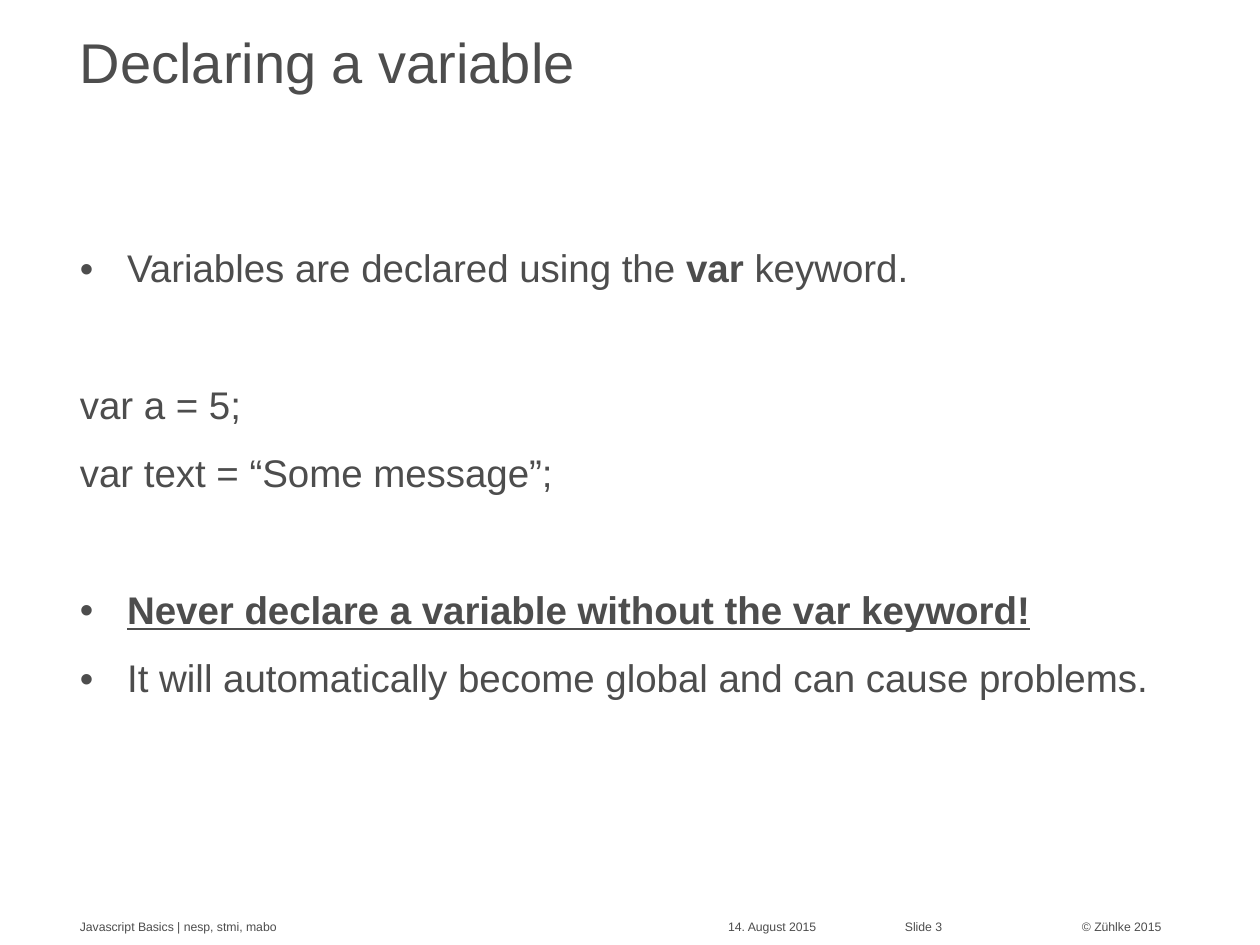
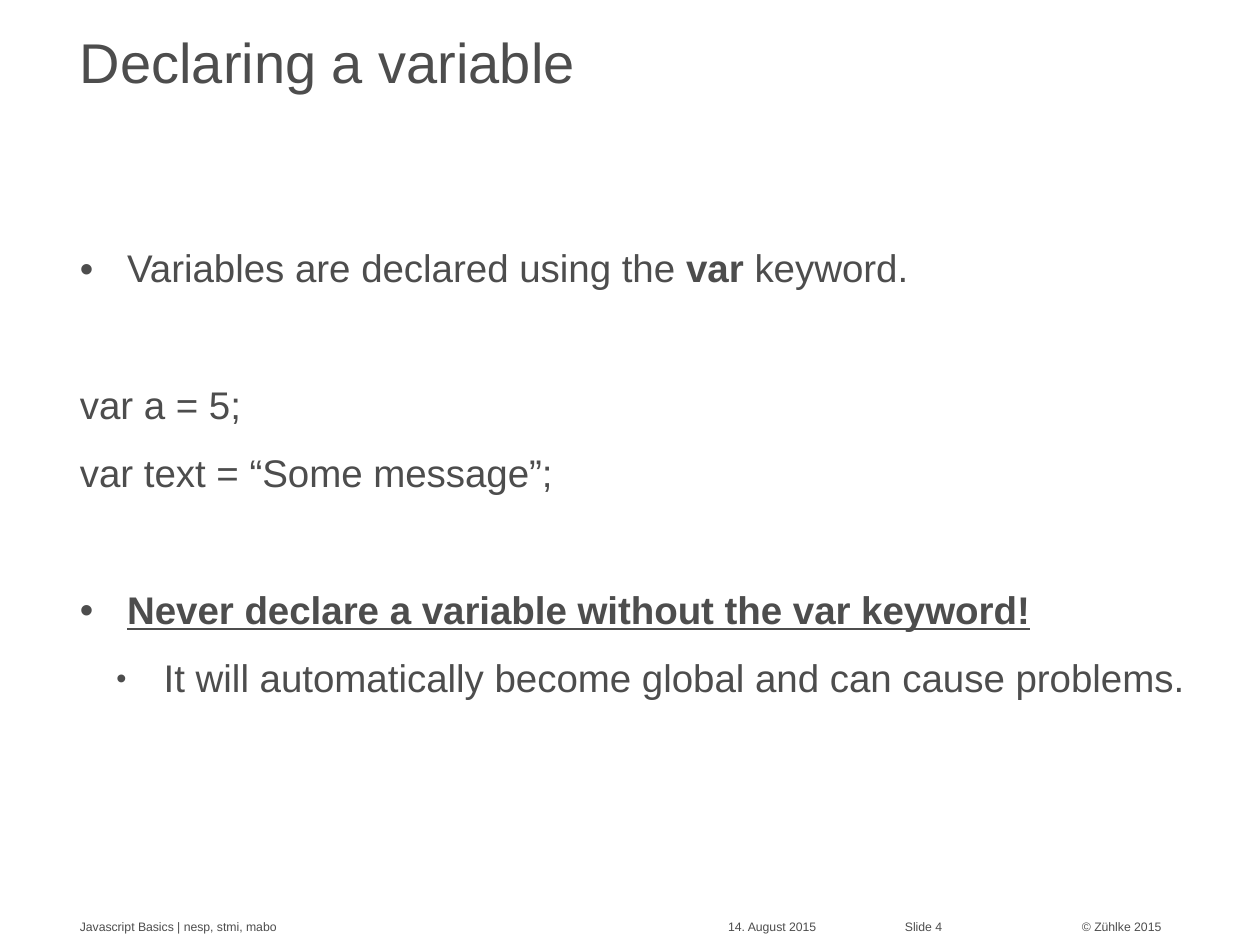
Before and after one commit to Zuehlke/security-onboarding, a slide deck: slide 4 of javascript_basics/Javascript Basics - basics.pptx (slide 3 before the commit). Drawn at 1260x945 pixels with LibreOffice and Linux fonts; fonts in the diff are those of the drawing. Boxes give left, top, right and bottom in pixels: in the first picture for what was removed or moved away, otherwise in the second. Text is boxed around its words. In the diff, an @@ line names an element or a change of style, - is before the commit and + after.

```diff
--- a/javascript_basics/Javascript Basics - basics.pptx
+++ b/javascript_basics/Javascript Basics - basics.pptx
@@ text at [164,664,1185,700]: list level 1 to 2 in "It will automatically become global ..." @@
@@ page number at [905,922,942,931]: text changed @@
-Slide 3
+Slide 4
```
Also in this commit, not shown: 6 other slides changed, 2 slides added, 2 other files.
